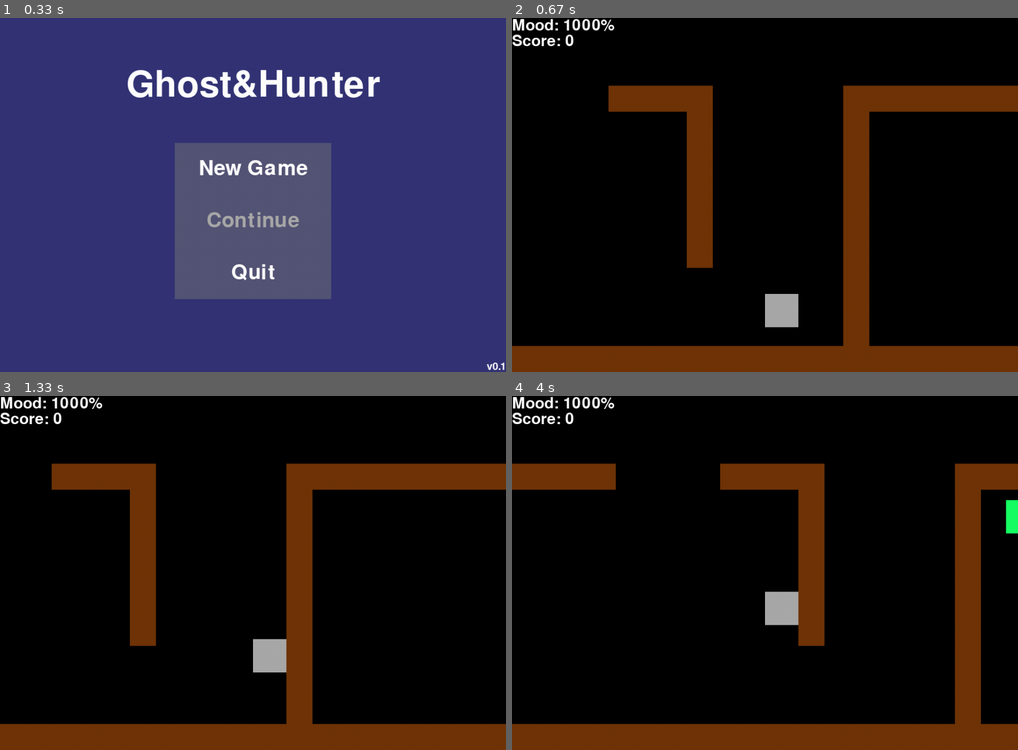
Above: before the commit, frames 1-4 (two rows, left to right).
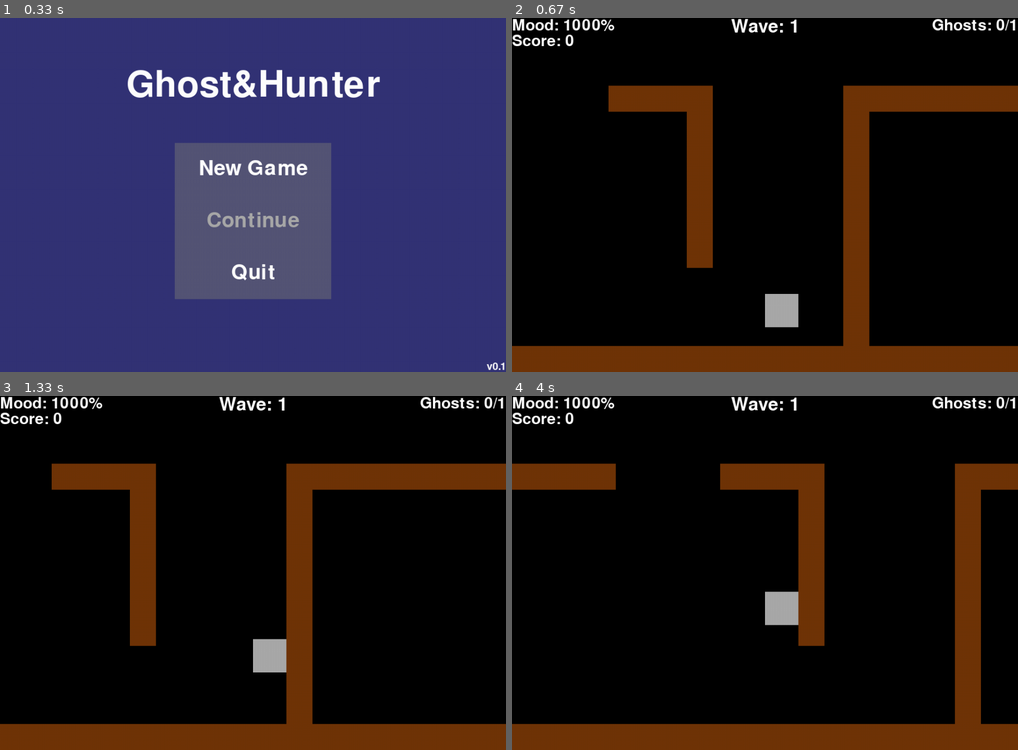
Above: after the commit, the same moments.

Repository: Danya0x07/Ghost-Hunter
Game: pygame game, started from main.py
Two runs of this game, one before a commit and one after it. Both use one fixed random seed, a clock stepped at 60 frames per second and the inputs below.
Inputs (mouse positions are in pixels of both pictures, inside the frame that each line leads up to):
- Up to frame 1 (0.33 s): no input
- Up to frame 2 (0.67 s): click (765, 170) at 0.38 s
- Up to frame 3 (1.33 s): hold D 0.67-1.13 s; move the mouse to (232, 587) at 0.7 s; hold W from 1.17 s (still down)
- Up to frame 4 (4 s): release W at 1.47 s; hold A 2-2.53 s; hold S 2.57-2.87 s; hold A 2.9-3.3 s; hold W 3.33-3.7 s; hold D from 3.73 s (still down)

Frame 1 is identical in both runs. In frame 2, 0.5% of the frame differs, in the area x 43-100%, y 0-5%; in frame 3, 0.5%; in frame 4, 0.8%, in the area x 43-100%, y 0-39%.

Commit message:
Добавлена система волн и рандомного спавна привидений.

Diff:
--- a/interface_objects.py
+++ b/interface_objects.py
@@ -1,5 +1,5 @@
-from pygame import Surface, Rect
-from pygame.sprite import Sprite
+from pygame import Surface
+from pygame.sprite import Sprite, Group
 from pygame.font import Font
 
 from config import *
@@ -70,13 +70,22 @@
     def __init__(self, player, frame):
         self.player = player
         self.frame = frame
-        self.lbl_hp = Label("", fontsize=30)
-        self.lbl_score = Label("", fontsize=30)
+        self.lbl_hp = Label("", 30)
+        self.lbl_score = Label("", 30)
+        self.lbl_wave = Label("", 35)
+        self.lbl_enemies = Label("", 30)
+        self.labels = Group(
+            self.lbl_hp,
+            self.lbl_score,
+            self.lbl_wave,
+            self.lbl_enemies,
+        )
 
-    def update(self):
+    def update(self, wave, enemies):
         self.lbl_hp.set_text("Mood: {}%".format(self.player.hp), topleft=self.frame.topleft)
         self.lbl_score.set_text("Score: {}".format(self.player.score), topleft=self.lbl_hp.rect.bottomleft)
+        self.lbl_wave.set_text("Wave: {}".format(wave), centerx=self.frame.centerx)
+        self.lbl_enemies.set_text("Ghosts: {}/{}".format(wave - enemies, wave), topright=self.frame.topright)
 
     def draw(self, surface):
-        surface.blit(self.lbl_hp.image, self.lbl_hp.rect)
-        surface.blit(self.lbl_score.image, self.lbl_score.rect)
+        self.labels.draw(surface)
--- a/maps.py
+++ b/maps.py
@@ -10,27 +10,27 @@
 hotel_map = (
     "######################################################################",
     "#                           #                #                       #",
-    "# e                         #                #                       #",
+    "#  s                        #   s            #                  s    #",
     "#                           #                #                       #",
     "# 1                         #                #     #                 #",
     "#                           #         #      #     #                 #",
     "##############                        #      #     #         #########",
     "#                                     #      #                       #",
     "#                                     #      #                       #",
-    "#                  #########          #      #                       #",
+    "#                  #########          #      #          s            #",
     "#       #              #              #      #                       #",
     "#       #              #              #      #     ############      #",
-    "#       #              #              #                              #",
+    "#       #           s  #              #                              #",
     "#       #              #              #                              #",
     "#       #     ###################     #                    #         #",
     "#       #                                                  #         #",
     "#                                                          #         #",
     "#                                                          #         #",
     "#                                                          #         #",
-    "#    #        #     #     #     #          #               #         #",
-    "#    #        #     #     #     #          #                         #",
+    "#    #        #     #     #     #       s  #               #         #",
+    "#    #        #     #  s  #     #          #                         #",
     "#    #        #     #     #     ############                         #",
-    "#    #        #     #     #     #          #                         #",
+    "# s  #        #     #     #     #          #                         #",
     "#    #        #     #     #     #          #                         #",
     "######        #     #     #     #          #                         #",
     "#                                          #                         #",
@@ -40,13 +40,13 @@
     "#                                    #                         #     #",
     "#         ############################           ###############     #",
     "#         #                                #     #             #     #",
-    "#         #                                #     #             #     #",
+    "#         #  s                             #     #      s      #     #",
     "#         #                                #     #             #     #",
     "#         #                                #     #             #     #",
     "#         #                                #     #             #     #",
     "#         #      #####################     #     #      #      #     #",
     "#         #      #                   #     #     #      #      #     #",
-    "#         #      #                   #     #     #      #      #     #",
+    "#         #      #         s         #     #     #      #      #     #",
     "#         #      #                   #     #     #      #      #     #",
     "#         #      #         #         #     #            #            #",
     "#                #         #         #     #            #            #",
@@ -55,9 +55,9 @@
     "#                          #               #                         #",                                                                    #",
     "#                          #               #####################     #",
     "#                          #                        #          #     #",
-    "#                          #                        #          #     #",
+    "#             s            #                        #     s    #     #",
     "#                          #                                   #     #",
-    "#       ##############     #                                   #     #",
+    "#       ##############     #            s                      #     #",
     "#                          #                                   #     #",
     "#                          #      #############                #     #",
     "#                          #                                   #     #",
@@ -78,11 +78,11 @@
     "#                                                              #     #",
     "#                                                              #     #",
     "#                #############    ####     #################   #     #",
+    "#            s   #                   #     #               #         #",
     "#                #                   #     #               #         #",
-    "#                #                   #     #               #         #",
-    "#     ############                   #     #         e     #         #",
-    "#                #                   #     #               #         #",
-    "#                #                   #     #               #         #",
+    "#     ############                   #     #               #         #",
+    "#                #                   #     #         s     #         #",
+    "#                #                   #  s  #               #         #",
     "#                #                   #     #               #         #",
     "#                                          #                         #",
     "#                                       p  #                         #",
--- a/mob.py
+++ b/mob.py
@@ -66,6 +66,12 @@
         plasma = self.BULLET_TYPE(x_vel, y_vel, self.rect.center)
         plasmas.add(plasma)
 
+    @classmethod
+    def random_spawn(cls, positions, group, number=1):
+        for i in range(number):
+            pos = choice(positions)
+            group.add(cls(*pos))
+
 
 class Enemy(Mob):
     SIZE = ENEMY_SIZE
--- a/scenes.py
+++ b/scenes.py
@@ -107,9 +107,11 @@
         self.plasmas = Group()
         self.bombs = Group()
         self.teleports = Group()
+        self.spawn_positions = []
         self.camera = Camera(get_total_level_size(maps.hotel_map))
         self.create_map(maps.hotel_map)
         self.stats = DataDisplayer(self.player, self.screen_rect)
+        self.current_wave = 0
 
     def create_map(self, level_map):
         x = y = 0
@@ -119,8 +121,8 @@
                     self.walls.add(Wall(x, y))
                 elif col == 'p':
                     self.player = Player(x, y)
-                elif col == 'e':
-                    self.enemies.add(Enemy(x, y))
+                elif col == 's':
+                    self.spawn_positions.append((x, y))
                 elif col == 'h':
                     self.healers.add(Healer(x, y))
                 elif col == '1':
@@ -153,9 +155,12 @@
         self.bombs.update(self.enemies, self.healers, self.bombs, self.player)
         self.teleports.update(self.player, self.enemies, self.healers, self.teleports)
         self.camera.update(self.player)
-        self.stats.update()
+        self.stats.update(self.current_wave, len(self.enemies))
         if not self.player.is_alive:
             self.return_code = 'gameover'
+        if len(self.enemies) == 0:
+            self.current_wave += 1
+            Enemy.random_spawn(self.spawn_positions, self.enemies, self.current_wave)
 
     def draw_group(self, group):
         for obj in group:
